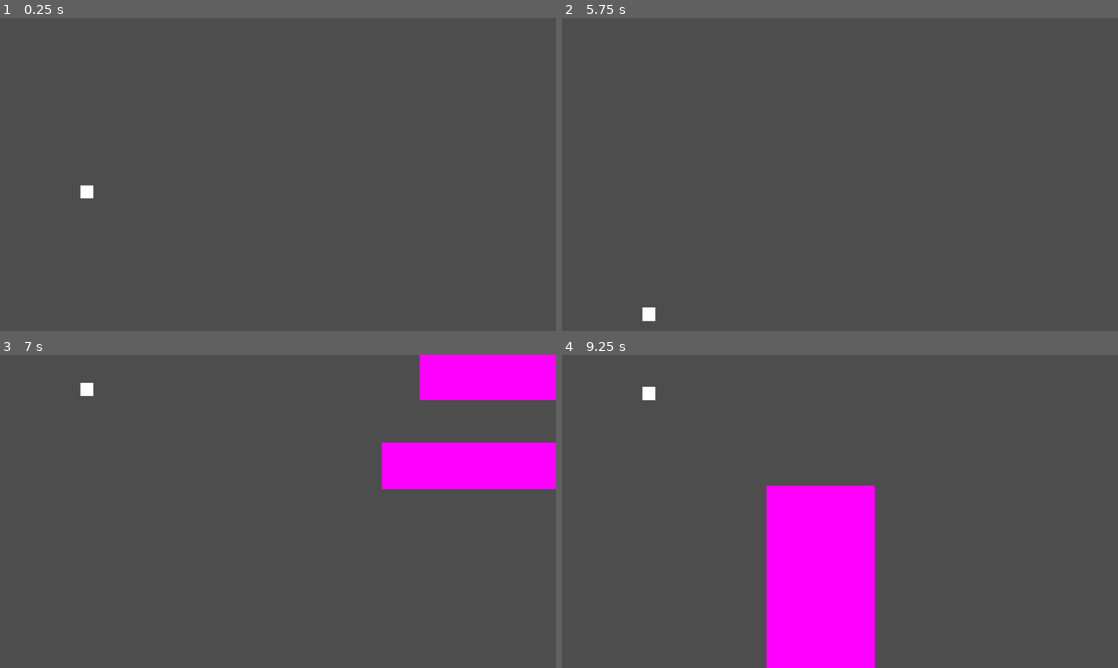
Above: before the commit, frames 1-4 (two rows, left to right).
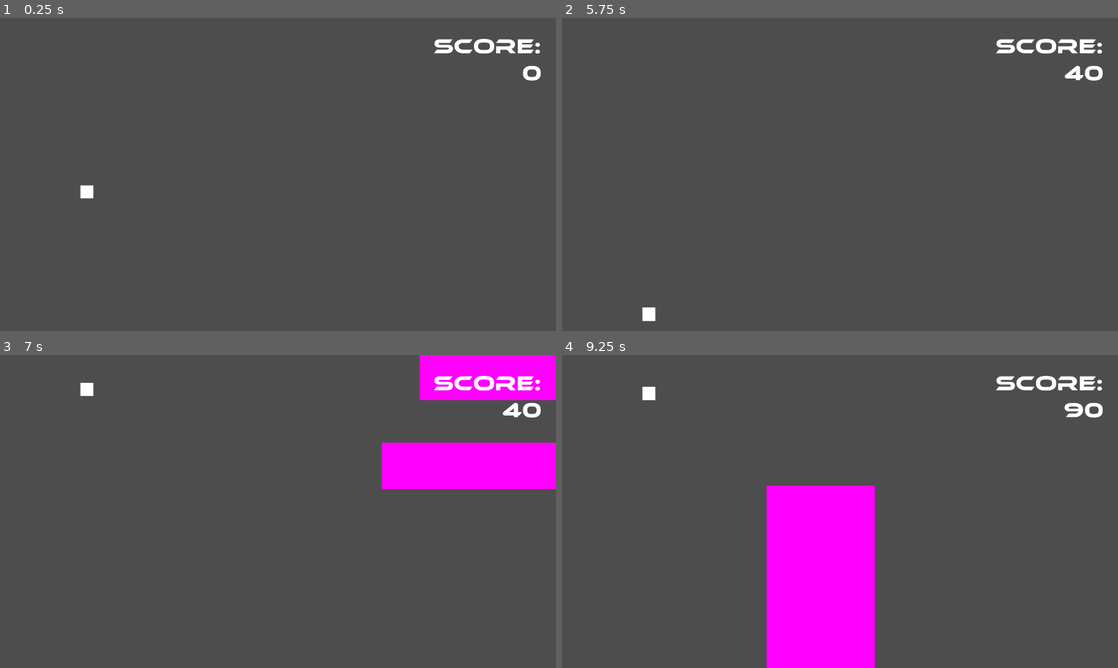
Above: after the commit, the same moments.

Repository: mauro-vb/mobile-game-project
Game: Godot game, scene res://scenes/main.tscn
The game is run twice, just before and just after one commit, with the same random seed, the same clock (stepped at 60 frames per second) and the same inputs.
Inputs:
- Up to frame 1 (0.25 s): no input
- Up to frame 2 (5.75 s): tap Enter at 0.5 s; hold Up (up) 0.53-1.28 s; hold Down (down) 1.28-2.03 s; hold Up (up) 2.03-3.53 s; hold Down (down) from 3.53 s (still down)
- Up to frame 3 (7 s): release Down (down) at 5.78 s; hold Up (up) from 5.78 s (still down)
- Up to frame 4 (9.25 s): release Up (up) at 8.03 s; hold Down (down) from 8.03 s (still down)

The runs differ from the first frame. In frame 1, 0.7% of the frame differs, in the area x 78-98%, y 6-20%; in frame 2, 0.7%; in frame 3, 0.8%; in frame 4, 0.8%.

Commit message:
implemented basic scoring functionality

Diff:
--- a/scenes/main.tscn
+++ b/scenes/main.tscn
@@ -1,6 +1,7 @@
-[gd_scene load_steps=3 format=3 uid="uid://d372d30v65ab3"]
+[gd_scene load_steps=4 format=3 uid="uid://d372d30v65ab3"]
 
 [ext_resource type="PackedScene" uid="uid://osjos5q8palv" path="res://scenes/player.tscn" id="1_g5a11"]
+[ext_resource type="PackedScene" uid="uid://b1fn3eh2q2f4t" path="res://scenes/ui/hud.tscn" id="3_ooqh2"]
 [ext_resource type="Script" path="res://scripts/obstacle_gen.gd" id="3_uqulu"]
 
 [node name="Main" type="Node2D"]
@@ -15,4 +16,15 @@
 wait_time = 2.0
 autostart = true
 
+[node name="Hud" parent="." instance=ExtResource("3_ooqh2")]
+anchors_preset = 1
+anchor_left = 1.0
+anchor_bottom = 0.0
+offset_left = 1255.0
+offset_top = 25.0
+offset_right = 1255.0
+offset_bottom = 25.0
+grow_horizontal = 0
+grow_vertical = 1
+
 [connection signal="timeout" from="ObstacleGen/Timer" to="ObstacleGen" method="_on_timer_timeout"]
--- a/scenes/obstacles/big_spiked_platform.tscn
+++ b/scenes/obstacles/big_spiked_platform.tscn
@@ -23,6 +23,8 @@
 script = ExtResource("1_syn3p")
 bounce_area = NodePath("BounceArea")
 hurt_area = NodePath("HurtArea")
+destroy_points = 40
+missed_points = 30
 
 [node name="HurtArea" type="Area2D" parent="."]
 
--- /dev/null
+++ b/scenes/ui/hud.tscn
@@ -0,0 +1,30 @@
+[gd_scene load_steps=3 format=3 uid="uid://b1fn3eh2q2f4t"]
+
+[ext_resource type="FontFile" uid="uid://s6bqa01kltrc" path="res://assets/ethnocentric rg.otf" id="1_6hppt"]
+[ext_resource type="Script" path="res://scripts/ui/score.gd" id="2_kmpmg"]
+
+[node name="Hud" type="Control"]
+layout_mode = 3
+anchors_preset = 15
+anchor_right = 1.0
+anchor_bottom = 1.0
+grow_horizontal = 2
+grow_vertical = 2
+size_flags_horizontal = 4
+
+[node name="Score" type="Label" parent="."]
+layout_mode = 1
+anchors_preset = 1
+anchor_left = 1.0
+anchor_right = 1.0
+offset_left = -320.0
+offset_top = 10.0
+offset_right = -8.0
+offset_bottom = 69.0
+grow_horizontal = 0
+theme_override_fonts/font = ExtResource("1_6hppt")
+theme_override_font_sizes/font_size = 48
+text = "Score:
+0"
+horizontal_alignment = 2
+script = ExtResource("2_kmpmg")
--- a/scripts/score.gd
+++ /dev/null
@@ -1,3 +0,0 @@
-extends Label
-
-var score = 0
--- a/scripts/spiked_platform.gd
+++ b/scripts/spiked_platform.gd
@@ -4,10 +4,14 @@
 @export var base_speed := 10
 @export var bounce_area : Area2D
 @export var hurt_area : Area2D
+@export var destroy_points := 50
+@export var missed_points:= 25
 
 @onready var health := $PlatformHealth
 @onready var sprite := $TempSprite
 
+signal destroyed(points)
+signal missed(points)
 
 var bounceable := true
 var speed
@@ -28,6 +32,7 @@
 
 func _process(_delta):
 	if position.x < -200:
+		missed.emit(missed_points)
 		queue_free()
 
 func damage_player(body):
@@ -54,6 +59,7 @@
 
 func destroy():
 	await get_tree().create_timer(.1).timeout
+	destroyed.emit(destroy_points)
 	queue_free()
 
 func health_changed():
--- /dev/null
+++ b/scripts/ui/score.gd
@@ -0,0 +1,21 @@
+extends Label
+
+var score = 0
+
+func _process(delta):
+	for platform in get_tree().get_nodes_in_group("platforms"):
+		platform.destroyed.connect(_increase_score)
+		platform.missed.connect(_decrease_score)
+
+func _increase_score(points):
+	score += points
+	text = "Score:\n%s" % score
+	print(text)
+
+func _decrease_score(points):
+	if points > score:
+		score = 0
+	else:
+		score -= points
+	text = "Score:\n%s" % score
+	print(text)
